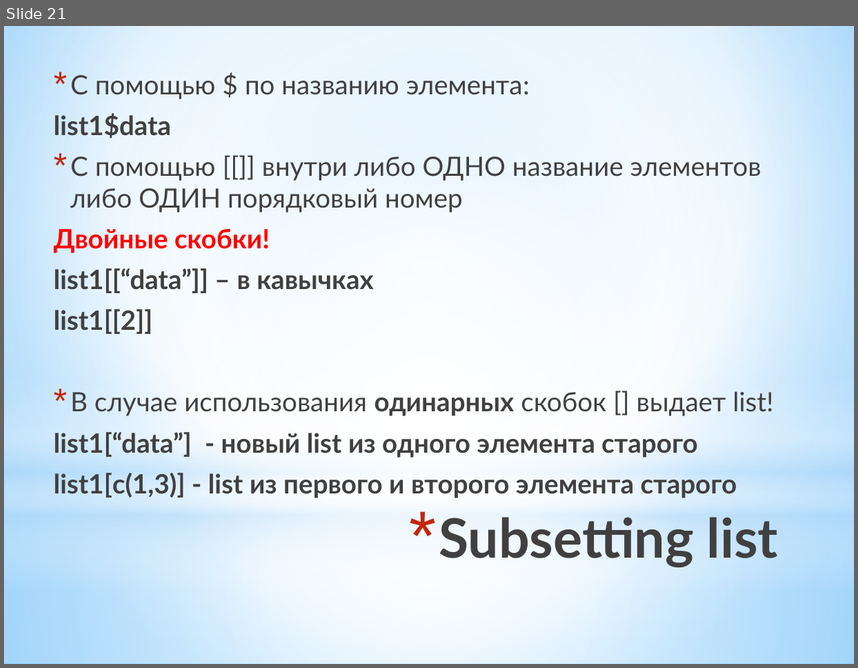
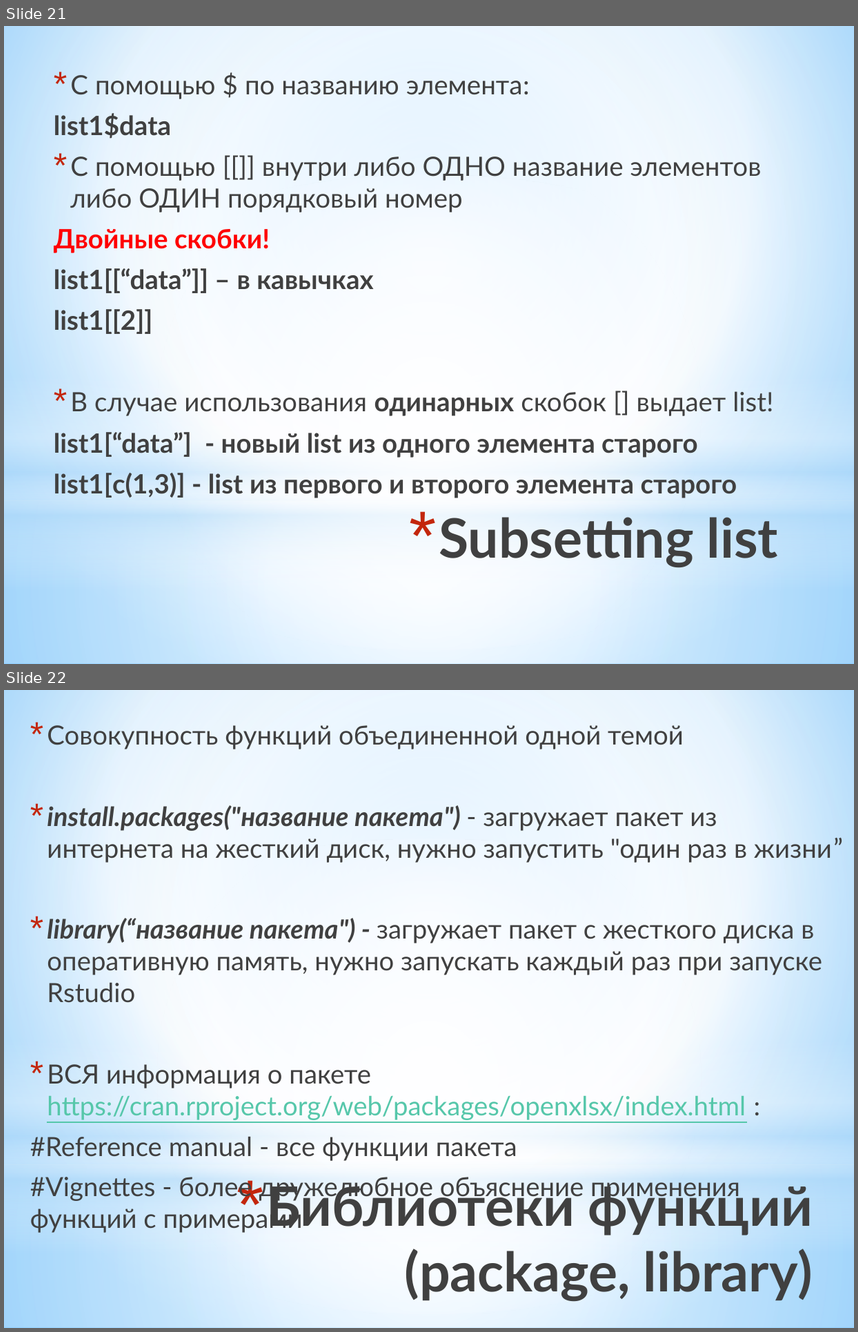
Before and after one commit to pletenev/Teaching-R, a slide deck: Введение в R.pptx. Shown one above the other, each under a label of ours: slide 21 before the commit, slides 21 and 22 after it. The pictures are 858x668 and 858x1332 pixels, drawn with LibreOffice and Linux fonts; fonts in the diff are those of the drawing. Boxes give left, top, right and bottom in pixels: in the first picture for what was removed or moved away, otherwise in the second. Text is boxed around its words. In the diff, an @@ line names an element or a change of style, - is before the commit and + after.

```diff
--- a/Введение в R.pptx
+++ b/Введение в R.pptx
@@ slide 22 added at [4, 690, 854, 1328], background gradient #9ED5FF to #FFFFFF to #5BB9FF; not listed: 4 template elements that a slide beside it also shows @@
@@ text added at [30, 725, 843, 1201], 22.4 pt, text #404040 @@
+* Совокупность функций объединенной одной темой
+* install.packages("название пакета") - загружает пакет из интернета на жесткий диск, нужно запустить "один раз в жизни”
+* library(“название пакета") - загружает пакет с жесткого диска в оперативную память, нужно запускать каждый раз при запуске Rstudio
+* ВСЯ информация о пакете https://cran.rproject.org/web/packages/openxlsx/index.html :
+#Reference manual - все функции пакета
+#Vignettes - более дружелюбное объяснение применения функций с примерами
@@ title added at [267, 1179, 813, 1301], 46 pt, text gradient #000000 to #404040 to #212745, bold @@
+* Библиотеки функций (package, library)
```
Also in this commit, not shown: 1 slide removed, 4 other files.
